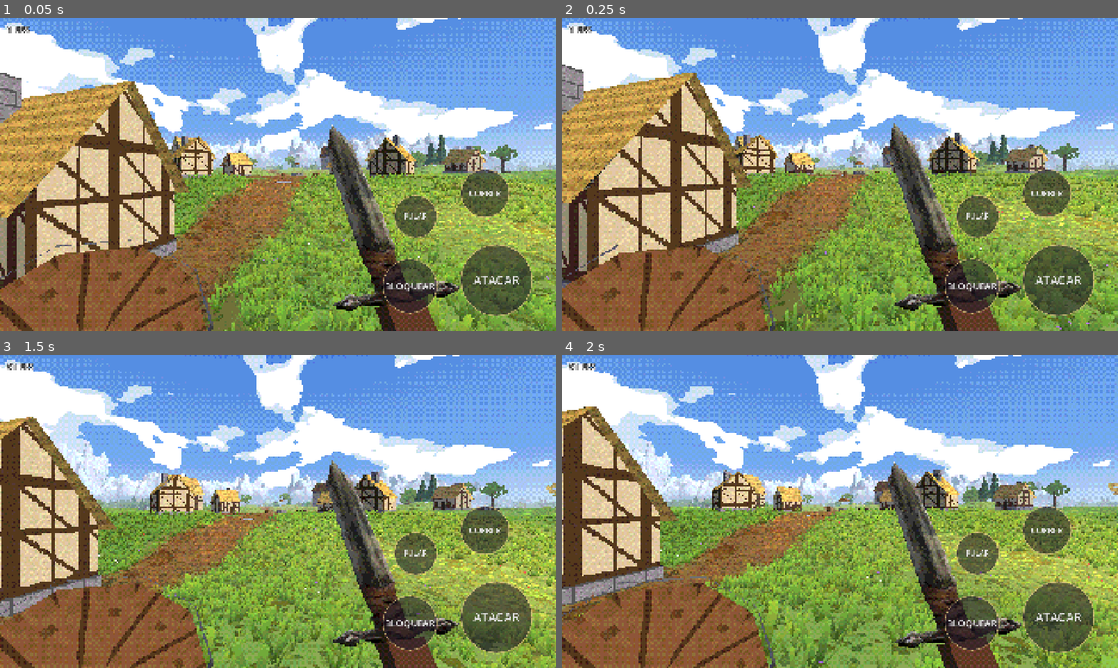
Above: before the commit, frames 1-4 (two rows, left to right).
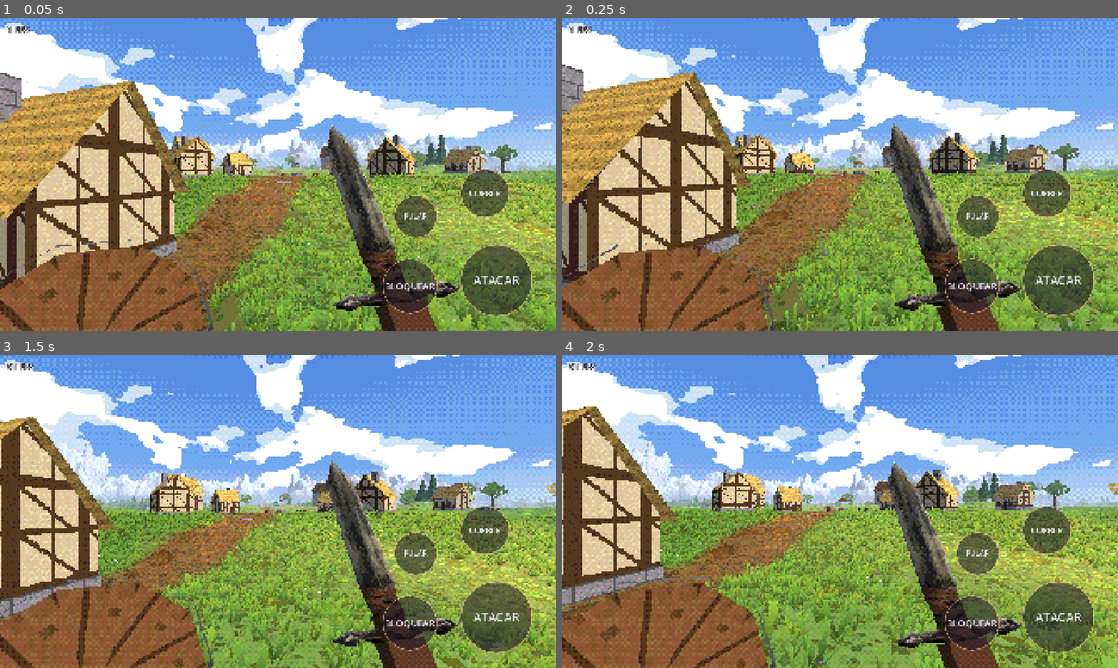
Above: after the commit, the same moments.

Repository: rhfazeredo-ops/Dallarian
Game: Godot game, scene res://cenas/mundo.tscn
The game is run twice, just before and just after one commit, with the same random seed, the same clock (stepped at 60 frames per second) and the same inputs.
Inputs (mouse positions are in pixels of both pictures, inside the frame that each line leads up to):
- Up to frame 1 (0.05 s): no input
- Up to frame 2 (0.25 s): no input
- Up to frame 3 (1.5 s): tap Enter at 0.5 s; move the mouse to (400, 495) at 0.52 s; hold Right (ui_right) 0.53-1.25 s; hold Shift 0.53-1.25 s; click (400, 495) at 0.67 s; tap Space at 0.77 s; drag from (166, 527) to (250, 574) at 1.27 s
- Up to frame 4 (2 s): no input

The runs differ from the first frame. In frame 1, 1.7% of the frame differs, in the area x 31-100%, y 49-100%; in frame 2, 1.8%; in frame 3, 2.1%; in frame 4, 2.2%, in the area x 3-100%, y 48-100%.

Commit message:
Árvores mais cheias e grama mais fina
- ~34 tufos por árvore (4 em volta de cada ponta de galho + 18 pela copa), 52 folhas de 0,12–0,17 m por tufo,
  e um miolo escuro de partículas dentro da copa (tapa os buracos).
- Folhas de perto e copa de longe se sobrepõem um pouco na troca (sem árvores peladas a ~55 m).
- Grama: folhas um pouco mais finas.

Co-Authored-By: Claude Opus 5.5 <noreply@anthropic.com>
Claude-Session: https://claude.ai/code/session_01WFSuYSG1mTsBiEAWeNGYj8

Diff:
--- a/godot/scripts/floresta.gd
+++ b/godot/scripts/floresta.gd
@@ -9,7 +9,7 @@
 const PED := 64.0
 const VISTA := 300.0
 const COLIDE := 70.0
-const FOLHAS := 60.0     # até aqui as árvores ganham folhas de verdade (quadradinhos em tufos)
+const FOLHAS := 55.0     # até aqui as árvores ganham folhas de verdade (quadradinhos em tufos)
 var m
 var reg: Regiao
 var mats := {}
@@ -111,7 +111,7 @@
 			var it: Array = copas[i]; var e: float = it[2]
 			mm.set_instance_transform(i, Transform3D(Basis().scaled(Vector3(e, e, 1)), it[0])); mm.set_instance_color(i, it[1])
 		var mi := MultiMeshInstance3D.new(); mi.multimesh = mm; mi.material_override = mats["copa"]
-		mi.visibility_range_begin = FOLHAS; mi.visibility_range_end = VISTA; no.add_child(mi)
+		mi.visibility_range_begin = FOLHAS - 8.0; mi.visibility_range_end = VISTA; no.add_child(mi)
 
 func _process(_d: float) -> void:
 	if m.jogador == null: return
@@ -121,9 +121,9 @@
 	for k in carvalhos.keys():
 		var cc := Vector2(k.x * PED - Regiao.LIM + PED * 0.5, k.y * PED - Regiao.LIM + PED * 0.5)
 		var d := cc.distance_to(p)
-		if d < FOLHAS and not folhas.has(k) and orc > 0:
+		if d < FOLHAS + 50.0 and not folhas.has(k) and orc > 0:
 			folhas[k] = _folhas(k); orc -= 1
-		elif d > FOLHAS + 40.0 and folhas.has(k):
+		elif d > FOLHAS + 90.0 and folhas.has(k):
 			if folhas[k]: folhas[k].queue_free()
 			folhas.erase(k)
 	for k in arvores.keys():
@@ -138,32 +138,37 @@
 		elif not perto and corpos.has(k) and centro.distance_to(p) > COLIDE + 30.0:
 			corpos[k].queue_free(); corpos.erase(k)
 
-# folhas de verdade de um pedaço: em cada árvore ~21 tufos pequenos (3 em volta da ponta de cada galho e 9
-# pela copa), cada tufo com 40 quadradinhos finos e pequenos virados para todos os lados
+# folhas de verdade de um pedaço: em cada árvore ~34 tufos pequenos (4 em volta da ponta de cada galho e 18
+# pela copa), cada tufo com 52 quadradinhos finos e pequenos virados para todos os lados, e um miolo escuro
+# de partículas por dentro (tapa os buracos: a copa parece cheia)
 func _folhas(k: Vector2i) -> Node3D:
 	var lista: Array = carvalhos[k]
 	if lista.is_empty(): return null
 	var rng := RandomNumberGenerator.new(); rng.seed = hash([k.x, k.y, 7])
 	var itens := []   # [Transform3D, cor, custom]
+	var miolo := []   # [posição, cor, tamanho]
 	for a in lista:
 		var tt: Transform3D = a[0]; var s: float = a[1]; var tom: Color = a[2]
 		# muitos tufos pequenos: alguns em volta da ponta de cada galho + vários espalhados pela copa
 		var centros := []
 		for pt in PONTAS:
 			var ponta: Vector3 = tt * pt + Vector3(0, 0.2 * s, 0)
-			for e in 3: centros.append(ponta + Vector3(rng.randfn(0, 0.45), rng.randfn(0, 0.3), rng.randfn(0, 0.45)) * s)
+			for e in 4: centros.append(ponta + Vector3(rng.randfn(0, 0.5), rng.randfn(0, 0.32), rng.randfn(0, 0.5)) * s)
 		var meio := tt.origin + Vector3(0, 4.8 * s, 0)
-		for e in 9:
-			var d := Vector3(rng.randfn(0, 1), rng.randfn(0, 0.6), rng.randfn(0, 1)).normalized() * pow(rng.randf(), 0.5)
+		for e in 18:
+			var d := Vector3(rng.randfn(0, 1), rng.randfn(0, 0.6), rng.randfn(0, 1)).normalized() * pow(rng.randf(), 0.45)
 			centros.append(meio + d * Vector3(1.9, 1.2, 1.9) * s)
+		for e in 12:
+			var d := Vector3(rng.randfn(0, 1), rng.randfn(0, 0.55), rng.randfn(0, 1)).normalized() * pow(rng.randf(), 0.7)
+			miolo.append([meio + d * Vector3(1.4, 0.9, 1.4) * s, tom * rng.randf_range(0.45, 0.6), rng.randf_range(0.9, 1.3) * s])
 		for c in centros:
 			var raio := rng.randf_range(0.45, 0.7) * s
 			var ctom: Color = tom * rng.randf_range(0.85, 1.12)
-			for f in 56:
+			for f in 52:
 				var dir := Vector3(rng.randfn(0, 1), rng.randfn(0, 0.75), rng.randfn(0, 1)).normalized()
 				var r := pow(rng.randf(), 0.55)
 				var pos: Vector3 = c + dir * r * raio
-				var tam := rng.randf_range(0.15, 0.21) * s
+				var tam := rng.randf_range(0.12, 0.17) * s
 				var b := Basis.from_euler(Vector3(rng.randf() * TAU, rng.randf() * TAU, rng.randf() * TAU)).scaled(Vector3(tam, tam, tam))
 				var cor: Color = ctom * (0.85 + 0.3 * clamp(dir.y * 0.5 + 0.5, 0.0, 1.0)) * rng.randf_range(0.9, 1.1)
 				itens.append([Transform3D(b, pos), cor, Color(c.x, c.y, c.z, 1.0 - r)])
@@ -173,4 +178,15 @@
 		mm.set_instance_transform(i, itens[i][0]); mm.set_instance_color(i, itens[i][1]); mm.set_instance_custom_data(i, itens[i][2])
 	var mi := MultiMeshInstance3D.new(); mi.multimesh = mm; mi.material_override = mats["folha"]
 	mi.cast_shadow = GeometryInstance3D.SHADOW_CASTING_SETTING_OFF
-	add_child(mi); return mi
+	mi.visibility_range_end = FOLHAS + 8.0          # a mesma regra de distância da copa de longe (sem buraco)
+	add_child(mi)
+	var q := QuadMesh.new(); q.size = Vector2(1, 1)
+	var m2 := MultiMesh.new(); m2.transform_format = MultiMesh.TRANSFORM_3D; m2.use_colors = true; m2.mesh = q
+	m2.instance_count = miolo.size()
+	for i in miolo.size():
+		var e: float = miolo[i][2]
+		m2.set_instance_transform(i, Transform3D(Basis().scaled(Vector3(e, e, 1)), miolo[i][0])); m2.set_instance_color(i, miolo[i][1])
+	var mo := MultiMeshInstance3D.new(); mo.multimesh = m2; mo.material_override = mats["copa"]
+	mo.visibility_range_end = FOLHAS + 8.0; mi.add_child(mo)
+	mo.top_level = true
+	return mi
--- a/godot/scripts/grama.gd
+++ b/godot/scripts/grama.gd
@@ -19,8 +19,8 @@
 	mat = ShaderMaterial.new(); mat.shader = load("res://shaders/grama.gdshader")
 	mat.set_shader_parameter("neblina", m.NEBLINA)
 	# folhas por tufo: perto mais folhas finas; longe menos folhas, um pouco mais largas
-	malhas = { "perto": [_malha_tufo(7, 0.022, false, 1), _malha_tufo(5, 0.016, true, 2)],
-		"longe": [_malha_tufo(4, 0.032, false, 3), _malha_tufo(4, 0.024, true, 4)] }
+	malhas = { "perto": [_malha_tufo(7, 0.018, false, 1), _malha_tufo(5, 0.014, true, 2)],
+		"longe": [_malha_tufo(4, 0.027, false, 3), _malha_tufo(4, 0.02, true, 4)] }
 
 # um tufo: folhas retangulares de ponta quadrada (estilo pixel), cada uma um retângulo só (2 triângulos),
 # inclinado para um lado. Bem mais leve que folha curva.
